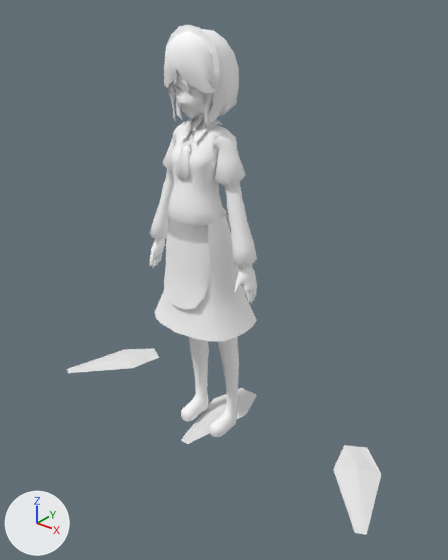
An edit to the Blender file assets/Models/game/sakuyag.blend, drawn before and after from the same camera.
Rendered twice from a 50 mm camera at (6.15, -7.46, 7.62) aimed at (0.25, -0.08, 3.04). The axes (+X, +Y, +Z) are drawn at lower left. The lights are the same throughout.

Names of what the first picture shows: 'knife', 'sakuya'.
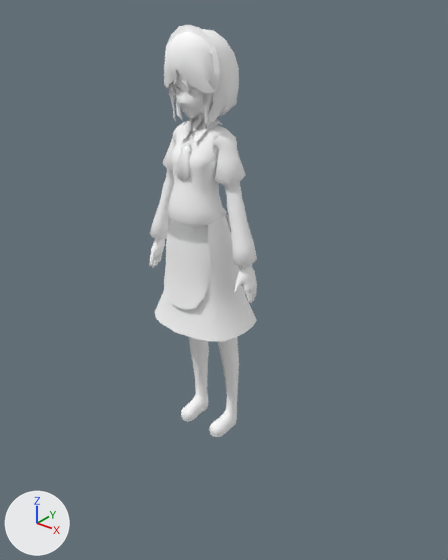
Location of each change, (x1, y1, x2, y2) in pixels of the pictures (448 x 560 px):
'knife', deleted
    before: (67, 349, 382, 534)

Patch to the scene script:
```diff
--- a/assets/Models/game/sakuyag.blend.py
+++ b/assets/Models/game/sakuyag.blend.py
@@ ob_knife @@
-ob_knife = bpy.data.objects.new('knife', me_knife)
-ob_knife.location = (0.0, 0.0, 0.0)
```
